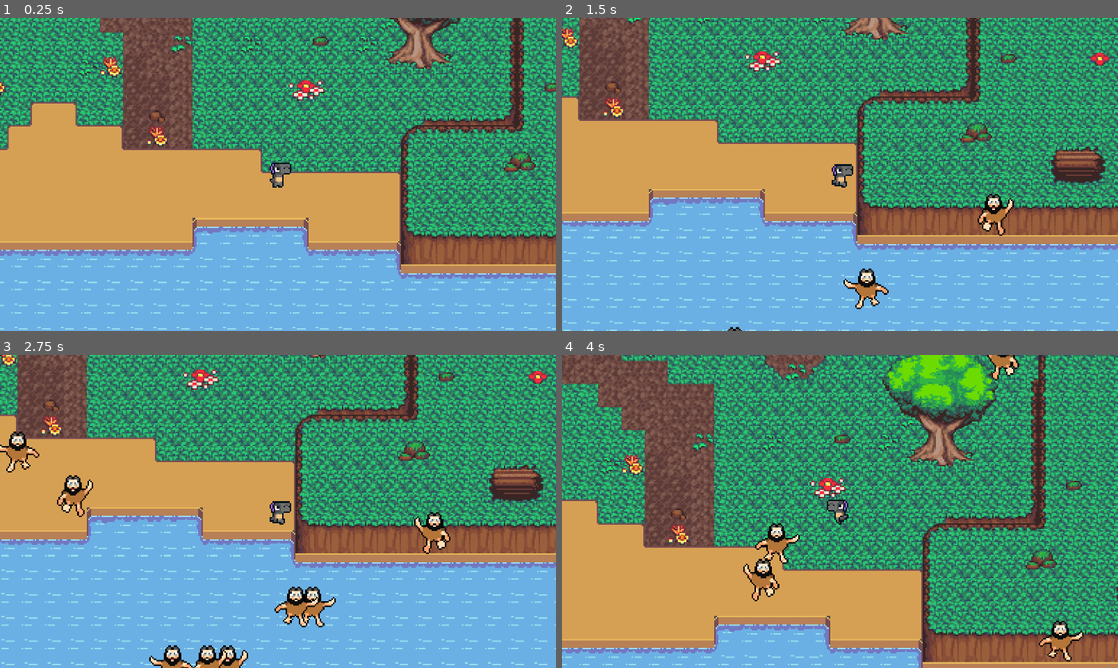
Above: before the commit, frames 1-4 (two rows, left to right).
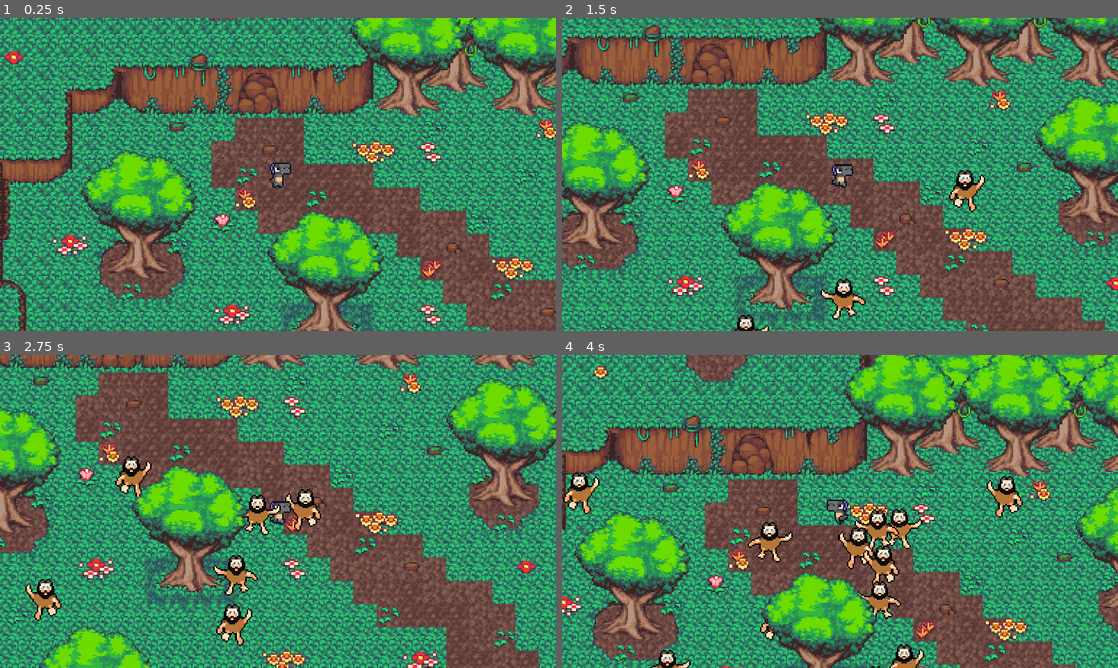
Above: after the commit, the same moments.

Repository: olive-rd/RH_Project2024
Game: Godot game, scene res://game_scene.tscn
Two runs of this game, one before a commit and one after it. Both use one fixed random seed, a clock stepped at 60 frames per second and the inputs below. This scene is started directly instead of the project's main scene.
Inputs:
- Up to frame 1 (0.25 s): no input
- Up to frame 2 (1.5 s): hold Right (ui_right) 0.53-1.28 s; hold Down (ui_down) from 1.28 s (still down)
- Up to frame 3 (2.75 s): release Down (ui_down) at 2.03 s; hold Right (ui_right) from 2.03 s (still down)
- Up to frame 4 (4 s): release Right (ui_right) at 2.78 s; hold Up (ui_up) 2.78-3.53 s; hold Left (ui_left) from 3.53 s (still down)

The runs differ from the first frame. In frame 1, 92% of the frame differs, in the area x 0-100%, y 0-100%; in frame 2, 93%; in frame 3, 92%; in frame 4, 89%.

Commit message:
Fixed some spawns
Fixed some bugged spawns making cave men spectate rather than fight

Diff:
--- a/2d-project-start/game_scene.tscn
+++ b/2d-project-start/game_scene.tscn
@@ -483,43 +483,43 @@
 size = Vector2(298, 1213)
 
 [sub_resource type="RectangleShape2D" id="RectangleShape2D_1a1r8"]
-size = Vector2(1339.5, 242)
+size = Vector2(1840, 225)
 
 [sub_resource type="RectangleShape2D" id="RectangleShape2D_lcjes"]
 size = Vector2(486, 30)
 
 [sub_resource type="RectangleShape2D" id="RectangleShape2D_uhuup"]
-size = Vector2(1177, 84)
+size = Vector2(1177, 358)
 
 [sub_resource type="RectangleShape2D" id="RectangleShape2D_odqlt"]
-size = Vector2(119.5, 55)
+size = Vector2(422, 313.5)
 
 [sub_resource type="RectangleShape2D" id="RectangleShape2D_4nnyy"]
-size = Vector2(56, 261)
+size = Vector2(323, 261)
 
 [sub_resource type="RectangleShape2D" id="RectangleShape2D_y17qi"]
-size = Vector2(34, 112)
+size = Vector2(344, 112)
 
 [sub_resource type="RectangleShape2D" id="RectangleShape2D_lcokj"]
-size = Vector2(19, 91)
+size = Vector2(373, 453)
 
 [sub_resource type="RectangleShape2D" id="RectangleShape2D_851v8"]
-size = Vector2(20, 267)
+size = Vector2(384, 267)
 
 [sub_resource type="RectangleShape2D" id="RectangleShape2D_icnog"]
-size = Vector2(166, 183)
+size = Vector2(459, 411)
 
 [sub_resource type="RectangleShape2D" id="RectangleShape2D_bvveq"]
-size = Vector2(45, 61)
+size = Vector2(437, 308.5)
 
 [sub_resource type="RectangleShape2D" id="RectangleShape2D_ldjae"]
 size = Vector2(36, 34)
 
 [sub_resource type="RectangleShape2D" id="RectangleShape2D_53trj"]
-size = Vector2(98, 165)
+size = Vector2(369, 389)
 
 [sub_resource type="RectangleShape2D" id="RectangleShape2D_34kaf"]
-size = Vector2(194, 244.5)
+size = Vector2(491, 548)
 
 [sub_resource type="RectangleShape2D" id="RectangleShape2D_jljpe"]
 size = Vector2(303, 34)
@@ -531,34 +531,37 @@
 size = Vector2(83, 44)
 
 [sub_resource type="RectangleShape2D" id="RectangleShape2D_stpj4"]
-size = Vector2(119, 63)
+size = Vector2(498, 571)
 
 [sub_resource type="RectangleShape2D" id="RectangleShape2D_xwns3"]
 size = Vector2(20, 59)
 
 [sub_resource type="RectangleShape2D" id="RectangleShape2D_h7ono"]
-size = Vector2(166.5, 43)
+size = Vector2(584, 284)
 
 [sub_resource type="RectangleShape2D" id="RectangleShape2D_7ltwg"]
-size = Vector2(116, 50)
+size = Vector2(708, 291)
 
 [sub_resource type="RectangleShape2D" id="RectangleShape2D_wtpv2"]
-size = Vector2(115, 31)
+size = Vector2(962, 247)
 
 [sub_resource type="RectangleShape2D" id="RectangleShape2D_dkth2"]
-size = Vector2(157, 50)
+size = Vector2(859, 262)
 
 [sub_resource type="RectangleShape2D" id="RectangleShape2D_s24h3"]
 size = Vector2(83.5, 96)
 
 [sub_resource type="RectangleShape2D" id="RectangleShape2D_nqcu2"]
-size = Vector2(326, 96)
+size = Vector2(673, 299)
 
 [sub_resource type="RectangleShape2D" id="RectangleShape2D_m6s5l"]
-size = Vector2(50, 80)
+size = Vector2(717, 286)
 
 [sub_resource type="RectangleShape2D" id="RectangleShape2D_hidhw"]
 size = Vector2(51, 32)
+
+[sub_resource type="RectangleShape2D" id="RectangleShape2D_bifjv"]
+size = Vector2(416, 193)
 
 [node name="Game_scene" type="Node2D"]
 y_sort_enabled = true
@@ -586,7 +589,7 @@
 layer_2/tile_data = PackedInt32Array(524329, 196608, 4, 524330, 262144, 4, 1769519, 196608, 4, 1769520, 262144, 4, 3932 …(5827 unchanged characters)…
 
 [node name="CharacterBody2D" parent="." instance=ExtResource("2_t21xe")]
-position = Vector2(971, 498)
+position = Vector2(110, 39)
 
 [node name="Path2D" type="Path2D" parent="CharacterBody2D"]
 position = Vector2(-115.564, 578.638)
@@ -613,7 +616,7 @@
 shape = SubResource("RectangleShape2D_ofl0c")
 
 [node name="CollisionShape2D4" type="CollisionShape2D" parent="World Barrier"]
-position = Vector2(521.25, 728)
+position = Vector2(505, 719.5)
 shape = SubResource("RectangleShape2D_1a1r8")
 
 [node name="CollisionShape2D5" type="CollisionShape2D" parent="World Barrier"]
@@ -621,39 +624,35 @@
 shape = SubResource("RectangleShape2D_lcjes")
 
 [node name="CollisionShape2D6" type="CollisionShape2D" parent="World Barrier"]
-position = Vector2(426.5, -47)
+position = Vector2(426.5, -184)
 shape = SubResource("RectangleShape2D_uhuup")
 
 [node name="CollisionShape2D7" type="CollisionShape2D" parent="World Barrier"]
-position = Vector2(-94.75, 9)
+position = Vector2(-246, -120.25)
 shape = SubResource("RectangleShape2D_odqlt")
 
 [node name="CollisionShape2D8" type="CollisionShape2D" parent="World Barrier"]
-position = Vector2(-130, 162.5)
+position = Vector2(-263.5, 162.5)
 shape = SubResource("RectangleShape2D_4nnyy")
 
 [node name="CollisionShape2D9" type="CollisionShape2D" parent="World Barrier"]
-position = Vector2(-87, 173)
+position = Vector2(-242, 173)
 shape = SubResource("RectangleShape2D_y17qi")
 
 [node name="CollisionShape2D10" type="CollisionShape2D" parent="World Barrier"]
-position = Vector2(-91.5, 77.5)
+position = Vector2(-268.5, -103.5)
 shape = SubResource("RectangleShape2D_lcokj")
 
 [node name="CollisionShape2D11" type="CollisionShape2D" parent="World Barrier"]
-position = Vector2(-143, 480.5)
+position = Vector2(-325, 480.5)
 shape = SubResource("RectangleShape2D_851v8")
 
 [node name="CollisionShape2D12" type="CollisionShape2D" parent="World Barrier"]
-position = Vector2(-85, 537.5)
+position = Vector2(-231.5, 651.5)
 shape = SubResource("RectangleShape2D_icnog")
 
 [node name="CollisionShape2D13" type="CollisionShape2D" parent="World Barrier"]
-position = Vector2(-122.5, 427)
-shape = SubResource("RectangleShape2D_bvveq")
-
-[node name="CollisionShape2D14" type="CollisionShape2D" parent="World Barrier"]
-position = Vector2(-90, 440.5)
+position = Vector2(-318.5, 550.75)
 shape = SubResource("RectangleShape2D_bvveq")
 
 [node name="CollisionShape2D15" type="CollisionShape2D" parent="World Barrier"]
@@ -661,11 +660,11 @@
 shape = SubResource("RectangleShape2D_ldjae")
 
 [node name="CollisionShape2D16" type="CollisionShape2D" parent="World Barrier"]
-position = Vector2(1103, 540.5)
+position = Vector2(1238.5, 652.5)
 shape = SubResource("RectangleShape2D_53trj")
 
 [node name="CollisionShape2D17" type="CollisionShape2D" parent="World Barrier"]
-position = Vector2(1070, -17.25)
+position = Vector2(1218.5, -169)
 shape = SubResource("RectangleShape2D_34kaf")
 
 [node name="CollisionShape2D18" type="CollisionShape2D" parent="World Barrier"]
@@ -681,7 +680,7 @@
 shape = SubResource("RectangleShape2D_y0hvo")
 
 [node name="CollisionShape2D21" type="CollisionShape2D" parent="World Barrier"]
-position = Vector2(1097.5, 133.5)
+position = Vector2(1287, -120.5)
 shape = SubResource("RectangleShape2D_stpj4")
 
 [node name="CollisionShape2D22" type="CollisionShape2D" parent="World Barrier"]
@@ -689,19 +688,19 @@
 shape = SubResource("RectangleShape2D_xwns3")
 
 [node name="CollisionShape2D23" type="CollisionShape2D" parent="World Barrier"]
-position = Vector2(79.75, 595.5)
+position = Vector2(-129, 716)
 shape = SubResource("RectangleShape2D_h7ono")
 
 [node name="CollisionShape2D24" type="CollisionShape2D" parent="World Barrier"]
-position = Vector2(216, 614)
+position = Vector2(-80, 734.5)
 shape = SubResource("RectangleShape2D_7ltwg")
 
 [node name="CollisionShape2D25" type="CollisionShape2D" parent="World Barrier"]
-position = Vector2(519.5, 605.5)
+position = Vector2(943, 713.5)
 shape = SubResource("RectangleShape2D_wtpv2")
 
 [node name="CollisionShape2D26" type="CollisionShape2D" parent="World Barrier"]
-position = Vector2(637.5, 598)
+position = Vector2(988.5, 704)
 shape = SubResource("RectangleShape2D_dkth2")
 
 [node name="CollisionShape2D27" type="CollisionShape2D" parent="World Barrier"]
@@ -709,17 +708,21 @@
 shape = SubResource("RectangleShape2D_s24h3")
 
 [node name="CollisionShape2D28" type="CollisionShape2D" parent="World Barrier"]
-position = Vector2(898, 590)
+position = Vector2(1071.5, 691.5)
 shape = SubResource("RectangleShape2D_nqcu2")
 
 [node name="CollisionShape2D29" type="CollisionShape2D" parent="World Barrier"]
-position = Vector2(728, 598)
+position = Vector2(1061.5, 701)
 shape = SubResource("RectangleShape2D_m6s5l")
 
 [node name="CollisionShape2D30" type="CollisionShape2D" parent="World Barrier"]
 position = Vector2(926, -57)
 shape = SubResource("RectangleShape2D_hidhw")
 
+[node name="CollisionShape2D14" type="CollisionShape2D" parent="World Barrier"]
+position = Vector2(-277, 509.5)
+shape = SubResource("RectangleShape2D_bifjv")
+
 [node name="StaticBody2D2" parent="." instance=ExtResource("4_lik3x")]
 position = Vector2(133, 128)
 
Not shown: 1 places in 2d-project-start/game_scene.tscn that only renumber resources
